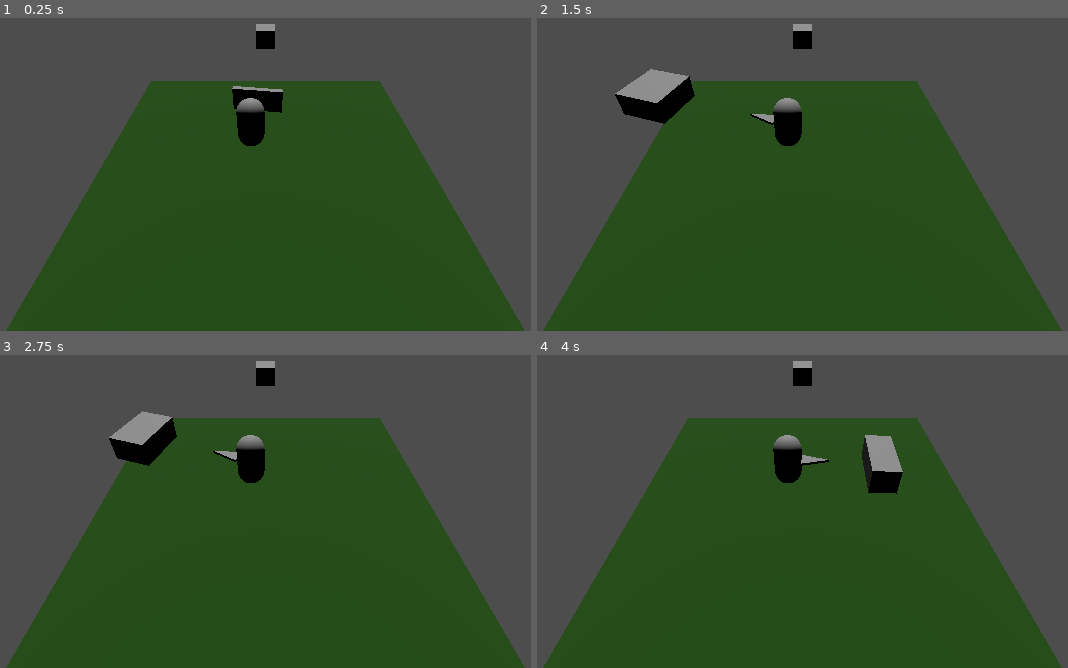
Above: before the commit, frames 1-4 (two rows, left to right).
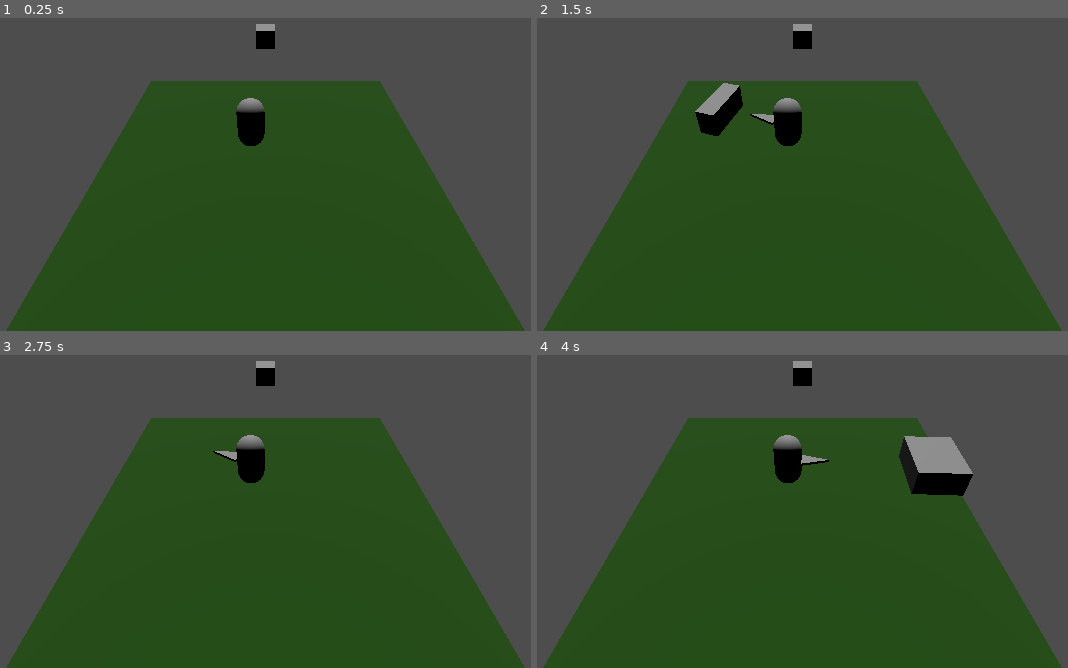
Above: after the commit, the same moments.

Repository: Maxi-F22/GamejamSoSe25
Game: Godot game, scene res://Scenes/main.tscn
The game is run twice, just before and just after one commit, with the same random seed, the same clock (stepped at 60 frames per second) and the same inputs.
Inputs (mouse positions are in pixels of both pictures, inside the frame that each line leads up to):
- Up to frame 1 (0.25 s): no input
- Up to frame 2 (1.5 s): tap Enter at 0.5 s; move the mouse to (977, 83) at 0.52 s; tap F (WaveActivate) at 0.6, 1.35 s; move the mouse to (643, 127) at 1.27 s
- Up to frame 3 (2.75 s): move the mouse to (outside the picture) at 2.02 s; tap F (WaveActivate) at 2.1 s
- Up to frame 4 (4 s): move the mouse to (760, 533) at 2.77 s; tap F (WaveActivate) at 2.85, 3.6 s; move the mouse to (1041, 511) at 3.52 s

The runs differ from the first frame. In frame 1, 0.5% of the frame differs, in the area x 43-54%, y 21-31%; in frame 2, 2.7%; in frame 3, 1.5%; in frame 4, 3.3%, in the area x 61-83%, y 25-46%.

Commit message:
Ziel Freeze hinzugefügt

Diff:
--- a/Prefabs/HeikoShock.tscn
+++ b/Prefabs/HeikoShock.tscn
@@ -141,7 +141,7 @@
 
 [node name="SingleWave" type="Node3D" parent="Aimer" node_paths=PackedStringArray("char_script")]
 script = ExtResource("1_823jm")
-scale_speed = 10.0
+scale_speed = 20.0
 max_scale = 10.0
 char_script = NodePath("../..")
 isSingle = true
--- a/Scripts/AimScript.gd
+++ b/Scripts/AimScript.gd
@@ -10,7 +10,7 @@
 		push_error("Camera3D not found.")
 
 func _process(_delta):
-	if not camera:
+	if not camera or $SingleWave.get_child(0).visible:
 		return
 
 	var mouse_pos = get_viewport().get_mouse_position()
--- a/Scripts/WaveExpansionsScript.gd
+++ b/Scripts/WaveExpansionsScript.gd
@@ -4,6 +4,7 @@
 @export var max_scale: float = 8
 @export var char_script: CharacterBody3D
 @export var isSingle: bool = false
+
 var wave_triggered = false
 var waves = []
 var forward
@@ -17,9 +18,9 @@
 		if wave is Area3D:
 			wave.body_entered.connect(_on_child_body_entered.bind(wave))
 		for child in wave.get_children():
-			child.call_deferred("set", "visible", true)
+			child.call_deferred("set", "visible", false)
 			if child is CollisionShape3D:
-				child.call_deferred("set", "disabled", false)
+				child.call_deferred("set", "disabled", true)
 
 func _physics_process(delta):
 	if Input.is_action_just_pressed("WaveActivate"):# and char_script.is_active_character:
@@ -28,7 +29,6 @@
 		for wave in waves:
 			for child in wave.get_children():
 				if scale.z < max_scale:
-					#child.scale.z += scale_speed * delta
 					if isSingle == false:
 						scale.z += scale_speed * delta
 						scale.x += scale_speed * delta
